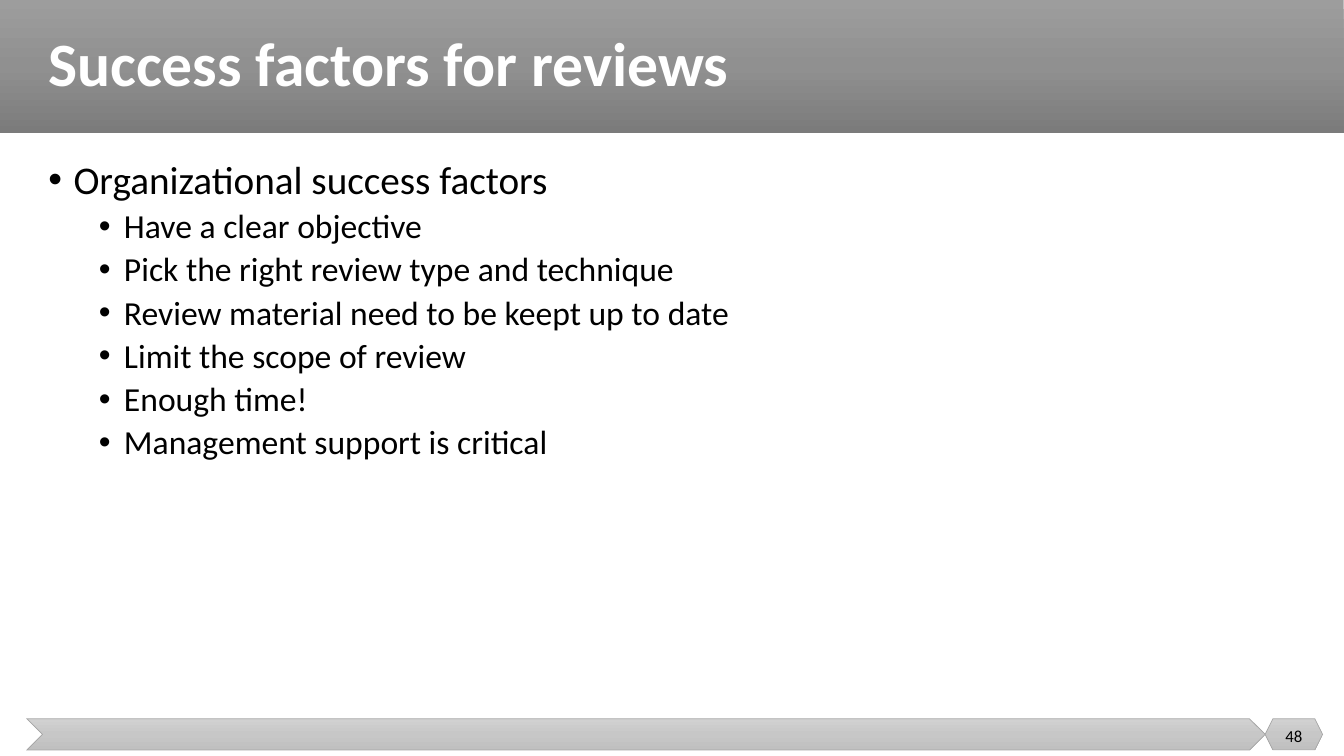
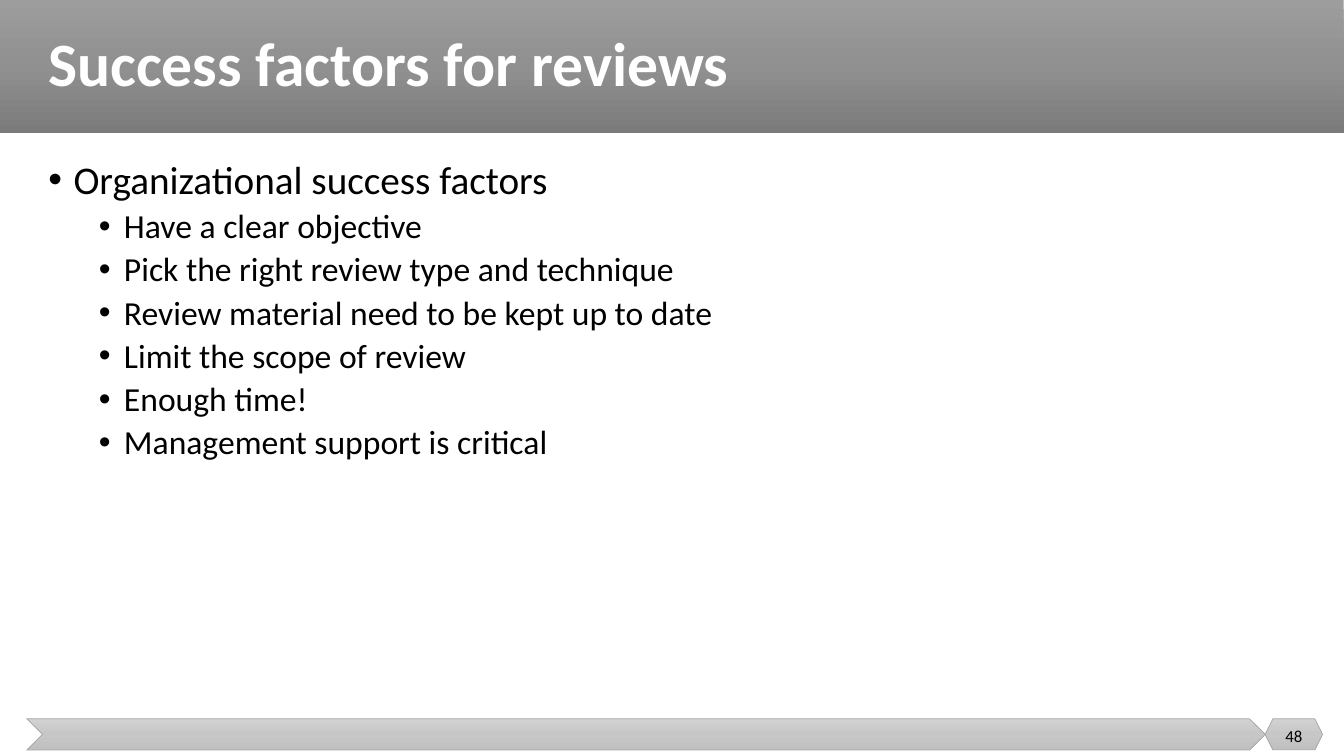
Before and after one commit to malenezi/malenezi, a slide deck: slide 48 of SE401/Lectures/4-Static Testing/Static Testing.pptx. Drawn at 1344x756 pixels with LibreOffice and Linux fonts; fonts in the diff are those of the drawing. Boxes give left, top, right and bottom in pixels: in the first picture for what was removed or moved away, otherwise in the second. Text is boxed around its words. In the diff, an @@ line names an element or a change of style, - is before the commit and + after.

```diff
--- a/SE401/Lectures/4-Static Testing/Static Testing.pptx
+++ b/SE401/Lectures/4-Static Testing/Static Testing.pptx
@@ text at <box>124,301,712,331</box>: text changed @@
-  • Review material need to be keept up to date
+  • Review material need to be kept up to date
```
Also in this commit, not shown: 1 other slide changed, 1 slide removed, 1 other file.
